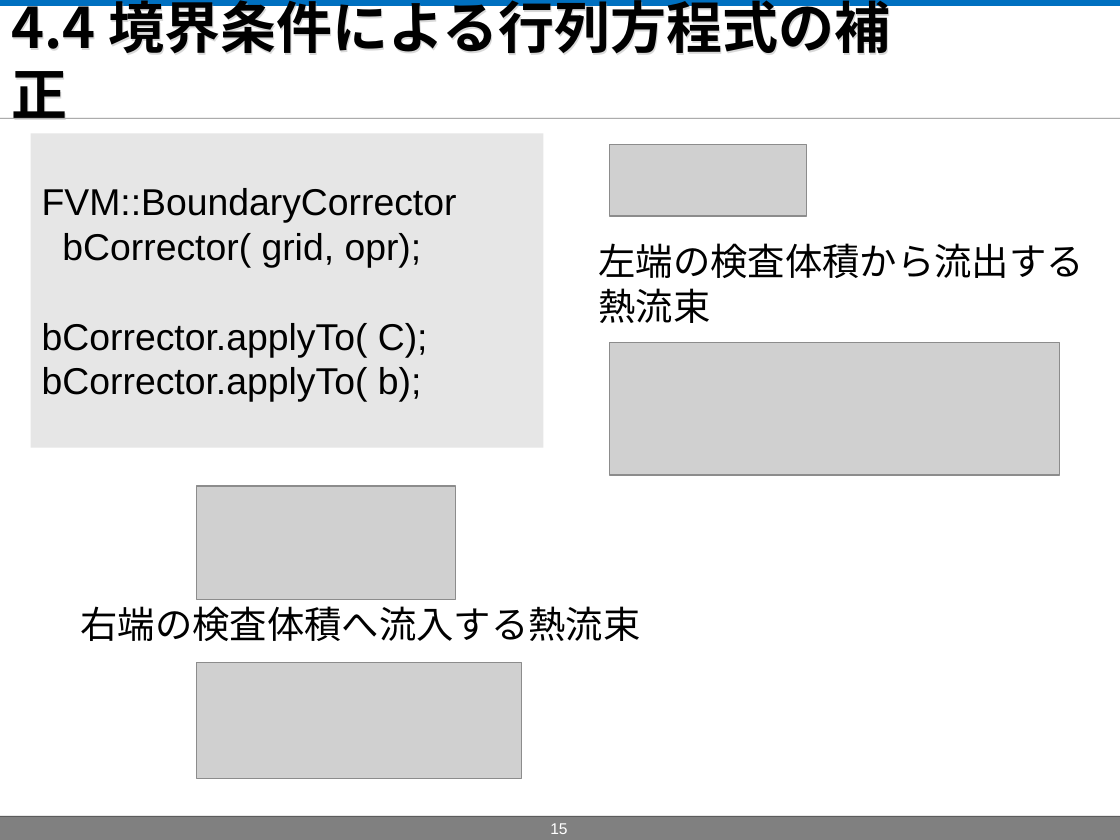
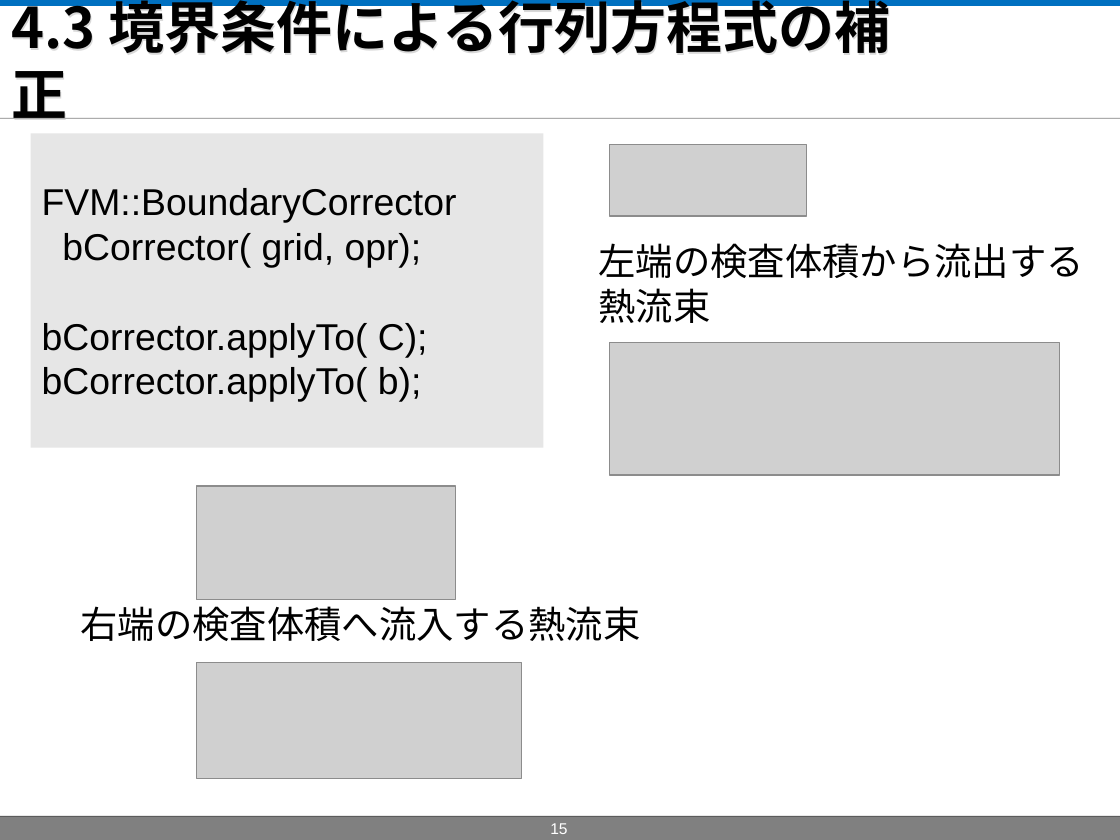
Before and after one commit to masa-ito/ProtoToPoisson, a slide deck: slide 15 of doc/第57回プログラミング・シンポジウム/presentationAtJaxaOn10Dec2015/ProtoFVM_PresentationAtJaxaOn10Dec2015.ppt. Drawn at 1120x840 pixels with LibreOffice and Linux fonts; fonts in the diff are those of the drawing; grey boxes stand for pictures; background and template pictures are left out. Boxes give left, top, right and bottom in pixels: in the first picture for what was removed or moved away, otherwise in the second. Text is boxed around its words. In the diff, an @@ line names an element or a change of style, - is before the commit and + after.

Commit message:
20151210

```diff
--- a/doc/第57回プログラミング・シンポジウム/presentationAtJaxaOn10Dec2015/ProtoFVM_PresentationAtJaxaOn10Dec2015.ppt
+++ b/doc/第57回プログラミング・シンポジウム/presentationAtJaxaOn10Dec2015/ProtoFVM_PresentationAtJaxaOn10Dec2015.ppt
@@ title at (11, 0, 890, 119): text changed @@
-4.4 境界条件による行列方程式の補正
+4.3 境界条件による行列方程式の補正
```
Also in this commit, not shown: 2 other slides changed.
